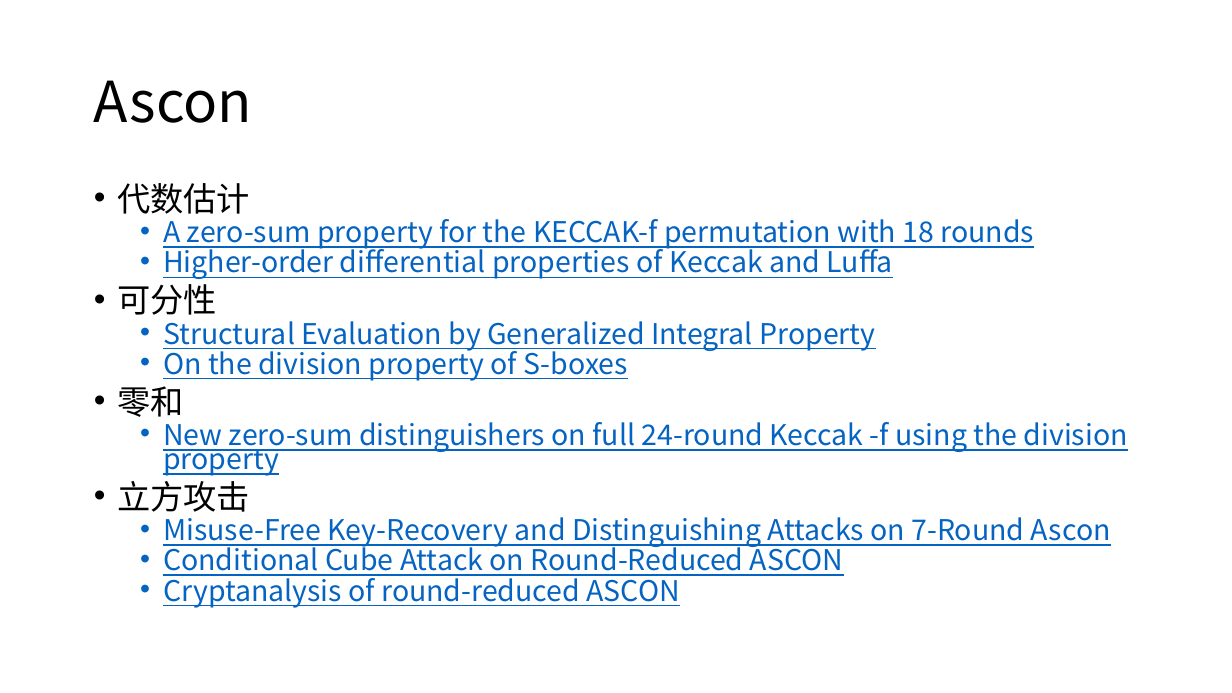
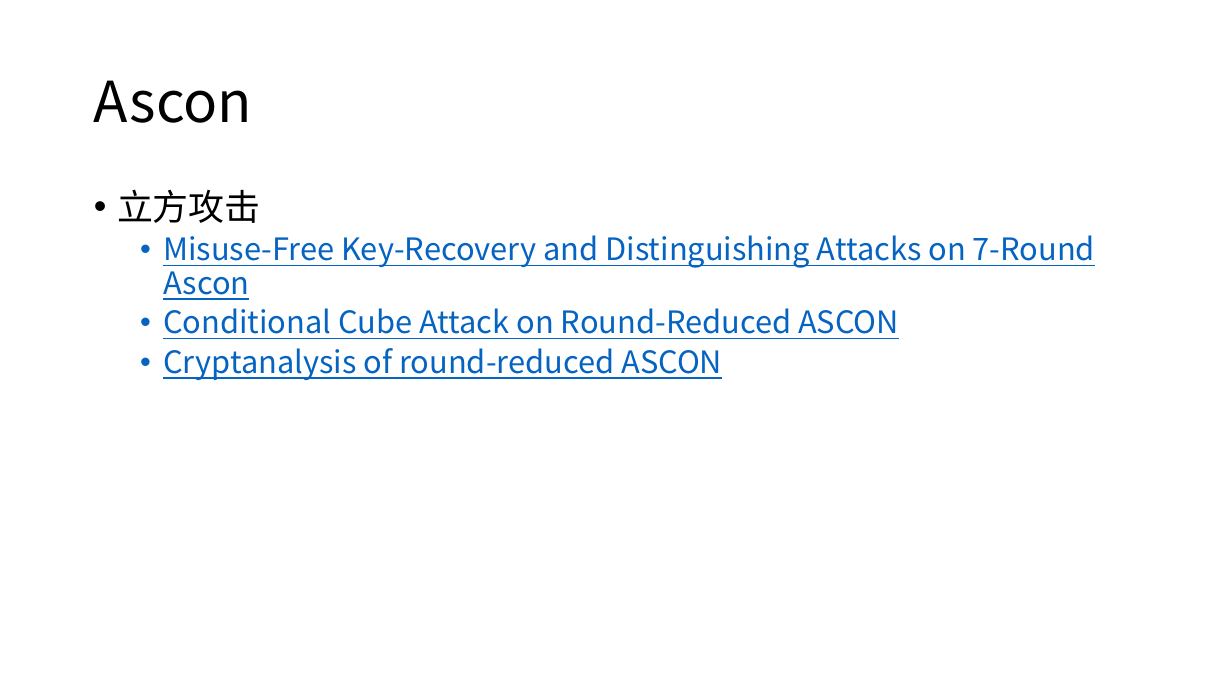
Before and after one commit to dtykira/LWC_finalists, a slide deck: slide 31 of round3.pptx (slide 30 before the commit). Drawn at 1232x693 pixels with LibreOffice and Linux fonts; fonts in the diff are those of the drawing. Boxes give left, top, right and bottom in pixels: in the first picture for what was removed or moved away, otherwise in the second. Text is boxed around its words. In the diff, an @@ line names an element or a change of style, - is before the commit and + after.

```diff
--- a/round3.pptx
+++ b/round3.pptx
@@ text "立方攻击" at box(117, 189, 1095, 380): size 25.9 to 28 pt in "立方攻击"; size 22.2 to 24 pt; line spacing 0.7 to 0.9 @@
@@ text at box(117, 183, 1128, 476): paragraphs removed @@
-• 代数估计
-  • A zero-sum property for the KECCAK-f permutation with 18 rounds
-  • Higher-order differential properties of Keccak and Luffa
-• 可分性
-  • Structural Evaluation by Generalized Integral Property
-  • On the division property of S-boxes
-• 零和
-  • New zero-sum distinguishers on full 24-round Keccak -f using the division property
```
Also in this commit, not shown: 24 other slides changed, 6 slides added, 10 slides removed, 3 other files.
